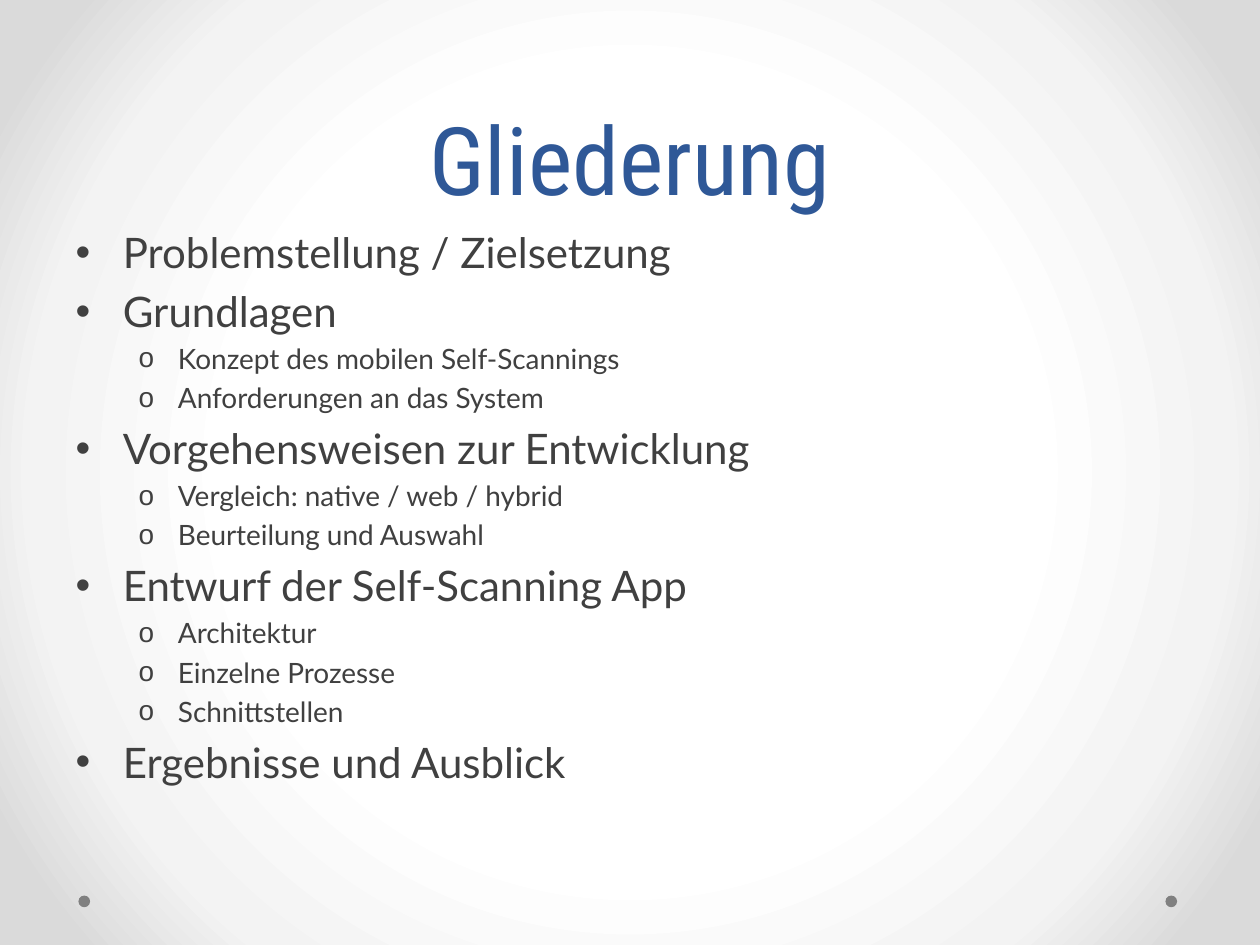
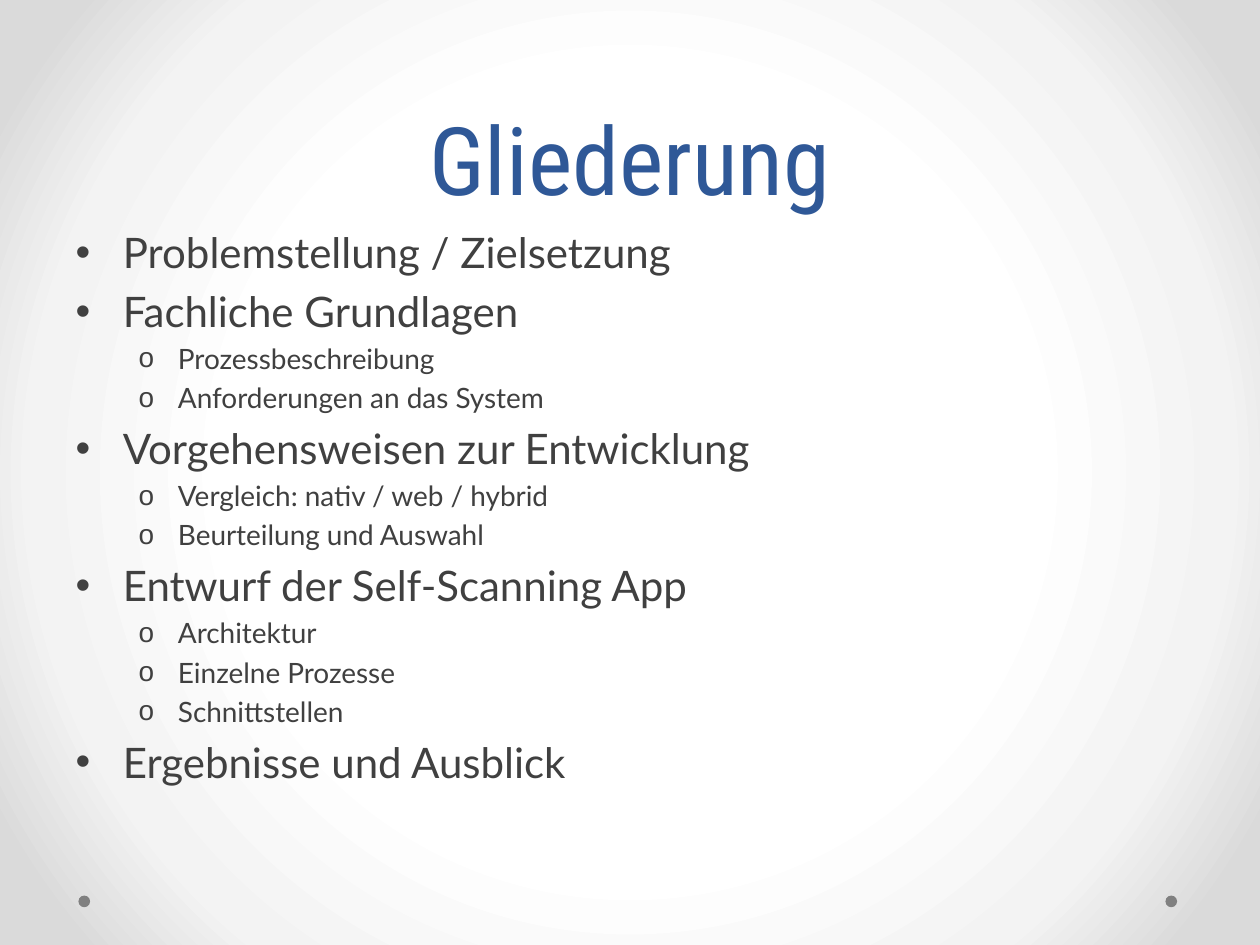
Before and after one commit to ss-proto/PA2, a slide deck: slide 2 of presentation/ss-proto.pptx. Drawn at 1260x945 pixels with LibreOffice and Linux fonts; fonts in the diff are those of the drawing. Boxes give left, top, right and bottom in pixels: in the first picture for what was removed or moved away, otherwise in the second. Text is boxed around its words. In the diff, an @@ line names an element or a change of style, - is before the commit and + after.

```diff
--- a/presentation/ss-proto.pptx
+++ b/presentation/ss-proto.pptx
@@ text at bbox=[123, 296, 518, 374]: text changed; size 16 to 24 pt @@
-• Grundlagen
-  o Konzept des mobilen Self-Scannings
+• Fachliche Grundlagen
+  o Prozessbeschreibung
@@ text at bbox=[178, 485, 548, 511]: text changed @@
-  o Vergleich: native / web / hybrid
+  o Vergleich: nativ / web / hybrid
```
Also in this commit, not shown: 3 other slides changed, 30 slides added, 5 other files.
